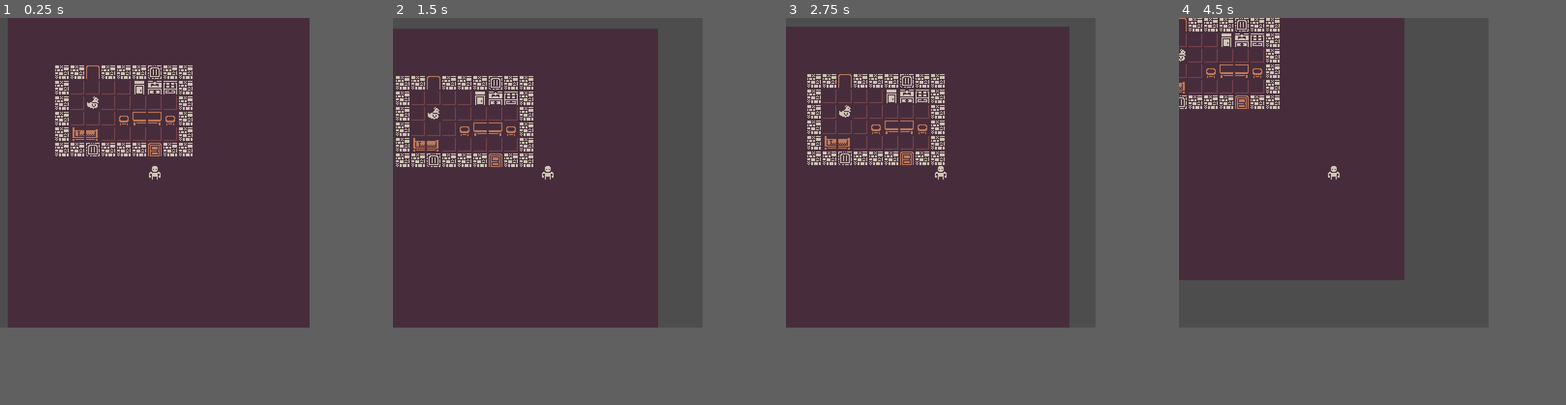
Above: before the commit, frames 1-4 (left to right).
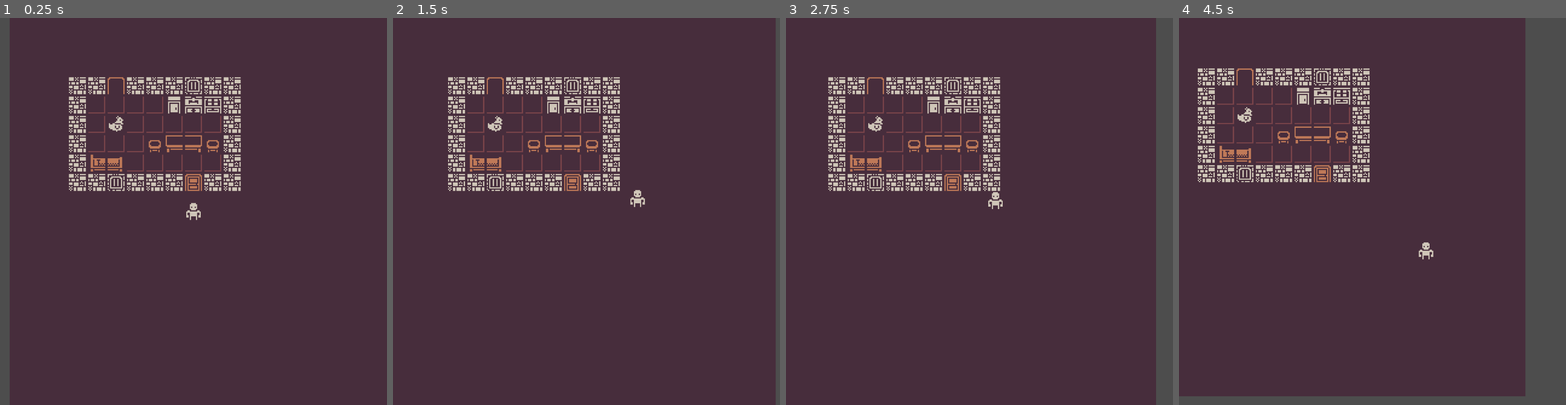
Above: after the commit, the same moments.

Repository: ojread/adventureland
Game: Godot game, scene res://scenes/world/world.tscn
Same seed, same stepped clock (60 frames per second), same inputs: the game is played once before the commit and once after it.
Inputs (mouse positions are in pixels of both pictures, inside the frame that each line leads up to):
- Up to frame 1 (0.25 s): no input
- Up to frame 2 (1.5 s): tap Enter at 0.5 s; move the mouse to (617, 157) at 0.52 s; click (617, 157) at 0.67 s; move the mouse to (485, 188) at 1.27 s; click (485, 188) at 1.42 s
- Up to frame 3 (2.75 s): move the mouse to (971, 103) at 2.02 s; click (971, 103) at 2.17 s
- Up to frame 4 (4.5 s): move the mouse to (1318, 234) at 2.77 s; click (1318, 234) at 2.92 s; move the mouse to (1426, 219) at 3.52 s; click (1426, 219) at 3.67 s; move the mouse to (1240, 126) at 4.27 s; click (1240, 126) at 4.42 s
In our replay, the window is 640x640 before the commit and 800x800 after it. These sizes can differ from the game's own. Grey fills any space a smaller window leaves; there, only what the larger window draws over its background counts as a difference.

The runs differ from the first frame. In frame 1, 7.4% of the frame differs, in the area x 0-63%, y 0-100%; in frame 2, 18%; in frame 3, 18%; in frame 4, 43%, in the area x 0-100%, y 0-100%.

Commit message:
Use stretch mode: canvas items

Diff:
--- a/project.godot
+++ b/project.godot
@@ -21,7 +21,7 @@
 window/size/viewport_height=320
 window/size/window_width_override=960
 window/size/window_height_override=960
-window/stretch/mode="viewport"
+window/stretch/mode="canvas_items"
 window/stretch/aspect="expand"
 
 [global_group]
@@ -30,6 +30,6 @@
 
 [rendering]
 
-textures/canvas_textures/default_texture_filter=0
+textures/canvas_textures/default_texture_filter=3
 renderer/rendering_method="gl_compatibility"
 renderer/rendering_method.mobile="gl_compatibility"
--- a/scenes/world/world.tscn
+++ b/scenes/world/world.tscn
@@ -37,6 +37,9 @@
 texture = SubResource("AtlasTexture_qfnet")
 
 [node name="Camera2D" type="Camera2D" parent="Player"]
+position_smoothing_enabled = true
+drag_horizontal_enabled = true
+drag_vertical_enabled = true
 
 [node name="Actor" parent="." instance=ExtResource("4_k0juu")]
 position = Vector2(88, 88)
